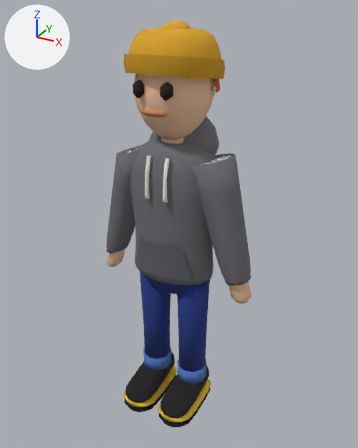
An edit to the glTF model public/game/pogicity/Characters/avatar-builder/base.glb, drawn before and after from the same camera.
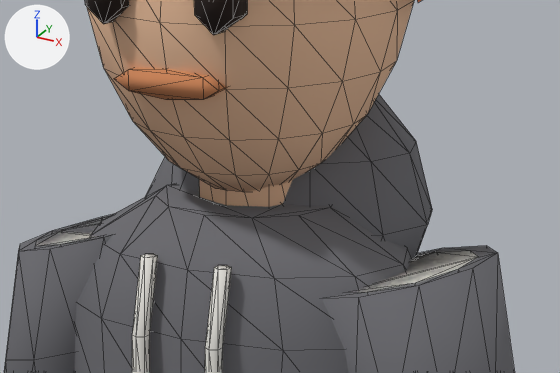
Each version appears first whole from a camera (50 mm lens) standing at (0.517, -0.914, 0.945) and looking at (0.008, 0.012, 0.483), and next in a close-up on the part from 31% to 70% of the width and 21% to 41% of the height. Every picture has the same lights, and +X, +Y and +Z are marked at upper left. The last two pictures show the newer version. The close-ups show mesh edges as thin lines.

In view in the first close-up: 'body', 'face', 'hoodie', 'tee'.
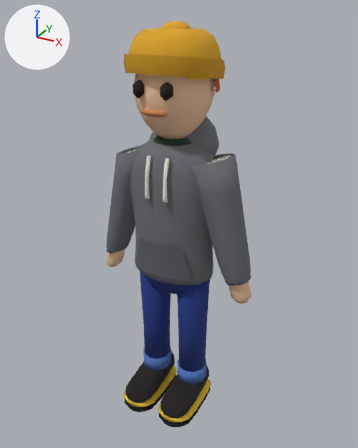
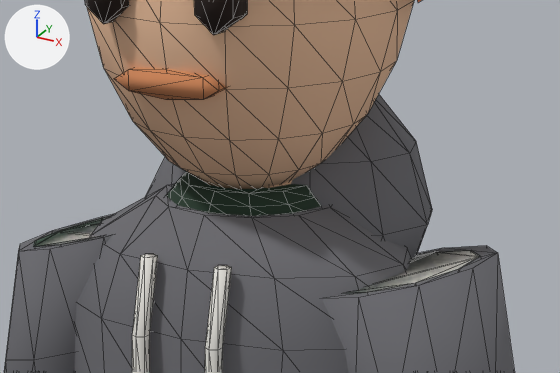
Location of each change, [x1, y1, x2, y2] in pixels of the close-ups (560 x 373 px):
'sweater', added: after [33, 172, 481, 294]
    faces in mat_sweater_rib (dark green #253a2c): [166, 172, 321, 216]
    faces in mat_sweater (dark green #3c5a46): [33, 217, 481, 294]

The change, as a list of edits to the scene's bpy script:
```text
Add mat_sweater_rib:
    mat_sweater_rib = principled_material('sweater-rib')
    mat_sweater_rib.base_color = (0.0185, 0.0423, 0.0252)  # dark green #253a2c
    mat_sweater_rib.roughness = 1.0
Add mat_sweater:
    mat_sweater = principled_material('sweater')
    mat_sweater.base_color = (0.0452, 0.102, 0.0612)  # dark green #3c5a46
    mat_sweater.roughness = 1.0
Add me_sweater:
    me_sweater.from_pydata(...)  # 252 vertices, 492 faces; spans x -0.19..0.19, y -0.063..0.063, z 0.376..0.69
    # faces by material slot: [320, 172]
    me_sweater.materials.append(mat_sweater)  # dark green #3c5a46
    me_sweater.materials.append(mat_sweater_rib)  # dark green #253a2c
Add ob_sweater:
    ob_sweater = bpy.data.objects.new('sweater', me_sweater)
    ob_sweater.location = (0.0, 0.0, 0.0)
```
